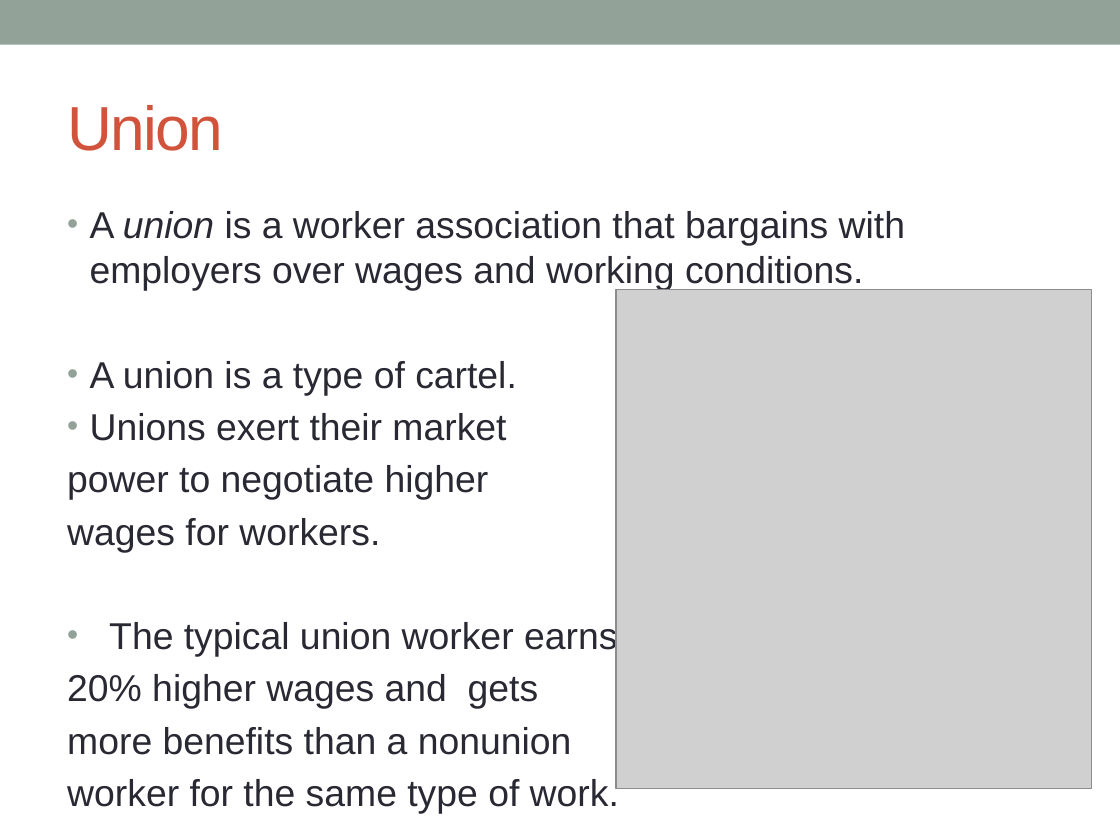
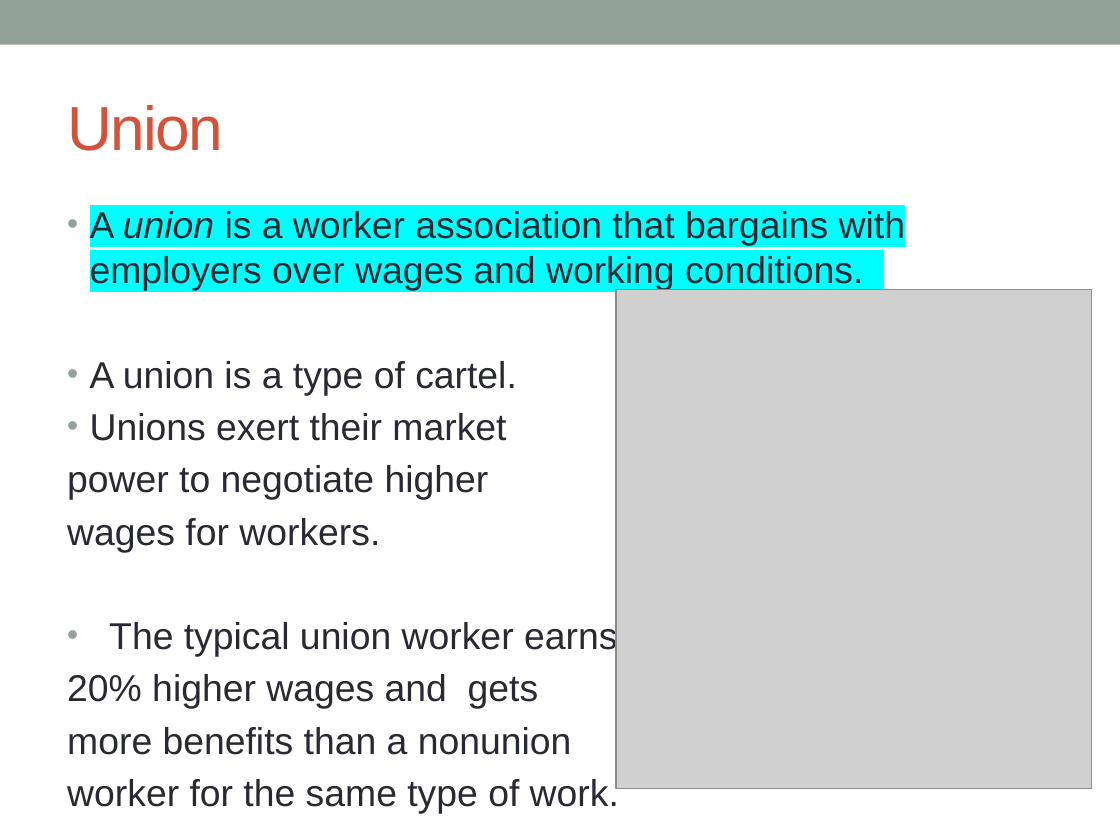
Before and after one commit to AbdullahRFA/3-1_All_Resources, a slide deck: slide 19 of Economics(CSE-301)/tutorial 3/Unemployment_peco.pptx. Drawn at 1120x840 pixels with LibreOffice and Linux fonts; fonts in the diff are those of the drawing; grey boxes stand for pictures; background and template pictures are left out. Boxes give left, top, right and bottom in pixels: in the first picture for what was removed or moved away, otherwise in the second. Text is boxed around its words. In the diff, an @@ line names an element or a change of style, - is before the commit and + after.

```diff
--- a/Economics(CSE-301)/tutorial 3/Unemployment_peco.pptx
+++ b/Economics(CSE-301)/tutorial 3/Unemployment_peco.pptx
@@ text at (x1=90, y1=211, x2=905, y2=291): highlight none to #00FFFF in "A union is a worker association that ..." @@
```
Also in this commit, not shown: 4 other slides changed, 41 other files.
